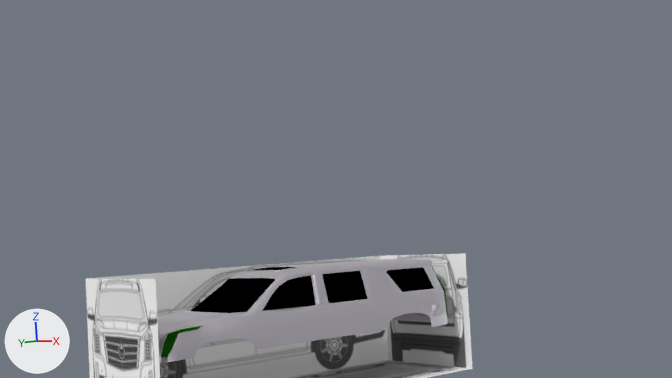
The Blender file 2019_2020/space_force_trailer/assets/jsflycar/new cadillac escalade.blend: old version first, new version second.
Before and after are seen from the file's camera 'Camera'. Lighting does not change. The marker at lower left points along +X, +Y and +Z.

In view in the first picture: 'Plane', 'back view', 'front view', 'side view', 'top view', 'windows'.
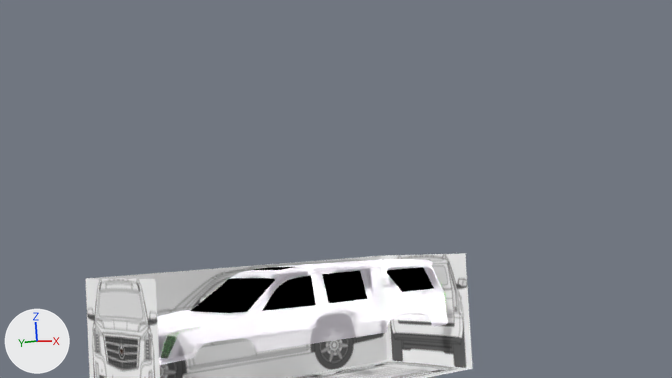
What changed in the scene script:
```text
Change mat_body_color_and_texture:
    where n1 = _N.new('ShaderNodeBsdfPrincipled'); n1.name = 'Principled BSDF'
    where n0 = _N.new('ShaderNodeOutputMaterial'); n0.name = 'Material Output.001'
    remove _L.new(n1.outputs[0], n0.inputs[0])  # 'BSDF' to 'Surface'
    add n2 = _N.new('ShaderNodeAddShader'); n2.name = 'Add Shader'
    add n3 = _N.new('ShaderNodeBsdfTransparent'); n3.name = 'Transparent BSDF'
    add _L.new(n1.outputs[0], n2.inputs[0])  # 'BSDF' to 'Shader'
    add _L.new(n3.outputs[0], n2.inputs[1])  # 'BSDF' to 'Shader'
    add _L.new(n2.outputs[0], n0.inputs[0])  # 'Shader' to 'Surface'
```

What differs and where, as boxes (x1, y1, x2, y2) in the pictures (672 x 378 px):
'Plane', surface changed (grey to white)
    both: (157, 259, 448, 365)
